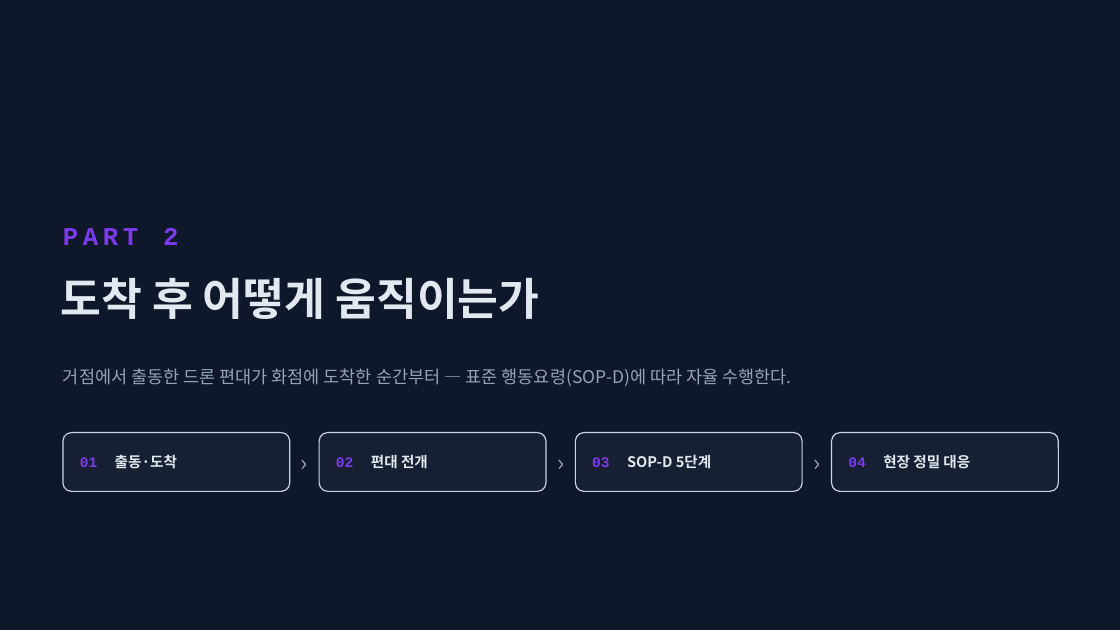
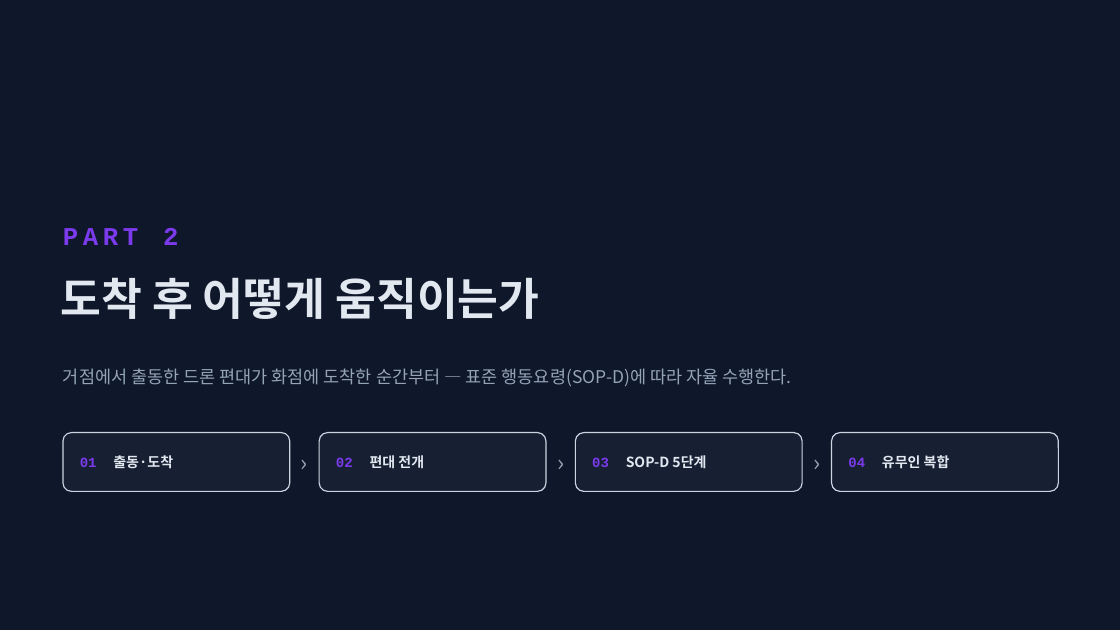
Before and after one commit to bdsm135790-png/noh, a slide deck: slide 9 of presentation/화재빅데이터_드론배치_분석리포트.pptx. Drawn at 1120x630 pixels with LibreOffice and Linux fonts; fonts in the diff are those of the drawing. Boxes give left, top, right and bottom in pixels: in the first picture for what was removed or moved away, otherwise in the second. Text is boxed around its words. In the diff, an @@ line names an element or a change of style, - is before the commit and + after.

```diff
--- a/presentation/화재빅데이터_드론배치_분석리포트.pptx
+++ b/presentation/화재빅데이터_드론배치_분석리포트.pptx
@@ size 12.5 to 12 pt in 3 elements at (80, 455, 173, 469), (336, 455, 424, 469), (592, 455, 706, 469) @@
@@ text at (848, 455, 950, 469): text changed; size 12.5 to 12 pt @@
-04 현장 정밀 대응
+04 유무인 복합
```
Also in this commit, not shown: 14 other slides changed, 2 slides added, 2 other files.
